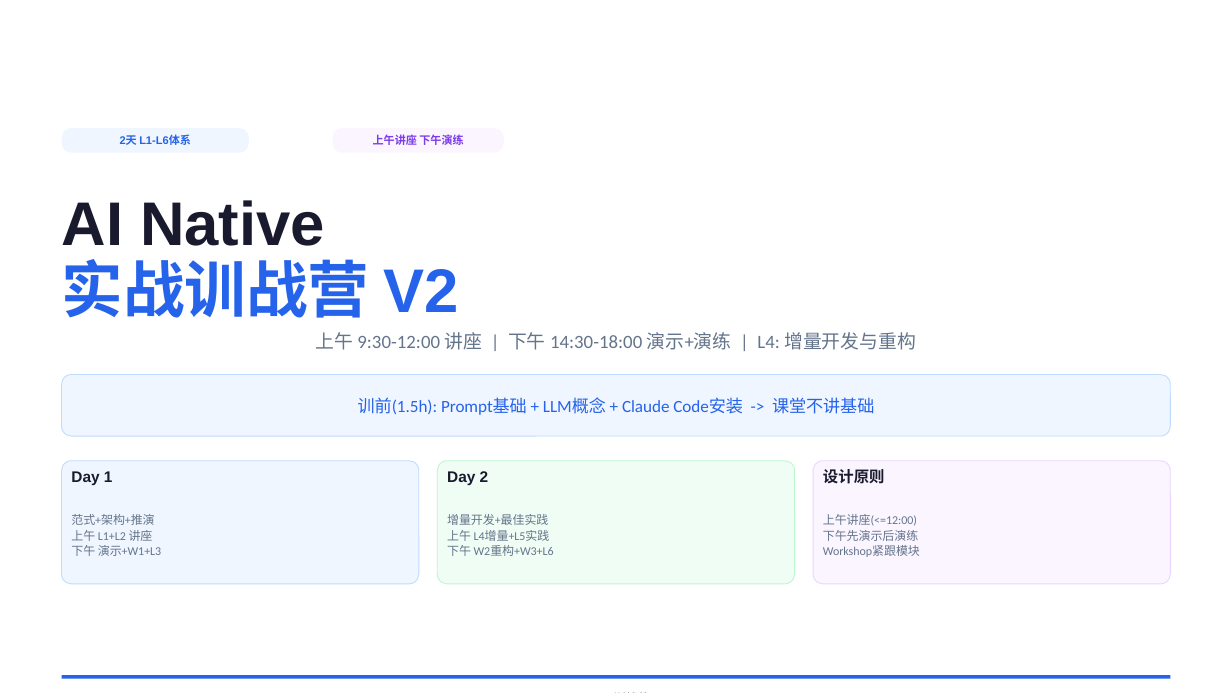
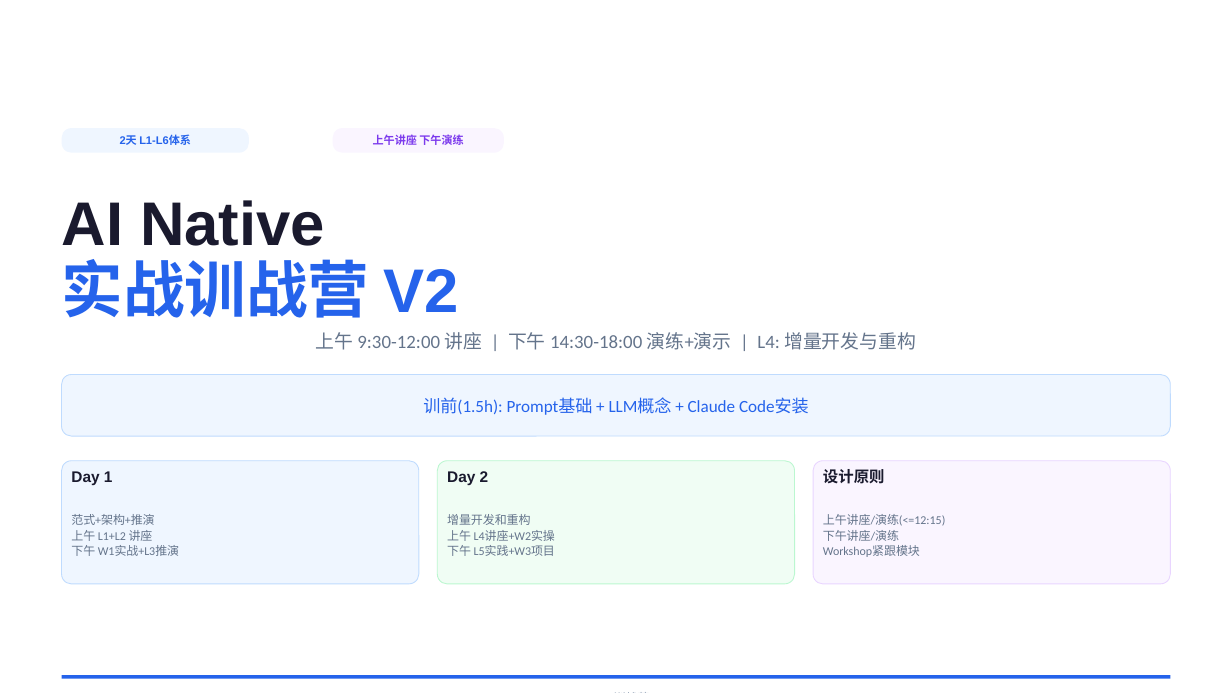
Before and after one commit to JungleTestLabs/ai-coding-training, a slide deck: slide 1 of docs/AI-Native-训战营-介绍与日程.pptx. Drawn at 1232x693 pixels with LibreOffice and Linux fonts; fonts in the diff are those of the drawing. Boxes give left, top, right and bottom in pixels: in the first picture for what was removed or moved away, otherwise in the second. Text is boxed around its words. In the diff, an @@ line names an element or a change of style, - is before the commit and + after.

Commit message:
docs: W1→14:30, L5↔W2互换, Slide1"增量开发和重构"

```diff
--- a/docs/AI-Native-训战营-介绍与日程.pptx
+++ b/docs/AI-Native-训战营-介绍与日程.pptx
@@ text at [315, 332, 916, 350]: text changed @@
-上午 9:30-12:00 讲座 | 下午 14:30-18:00 演示+演练 | L4: 增量开发与重构
+上午 9:30-12:00 讲座 | 下午 14:30-18:00 演练+演示 | L4: 增量开发与重构
@@ text at [423, 397, 809, 415]: text changed @@
-训前(1.5h): Prompt基础 + LLM概念 + Claude Code安装 -> 课堂不讲基础
+训前(1.5h): Prompt基础 + LLM概念 + Claude Code安装
@@ text at [447, 514, 555, 556]: text changed @@
-增量开发+最佳实践
-上午 L4增量+L5实践
-下午 W2重构+W3+L6
+增量开发和重构
+上午 L4讲座+W2实操
+下午 L5实践+W3项目
@@ text at [823, 514, 945, 541]: text changed @@
-上午讲座(<=12:00)
-下午先演示后演练
+上午讲座/演练(<=12:15)
+下午讲座/演练
@@ text at [71, 545, 179, 556]: text changed @@
-下午 演示+W1+L3
+下午 W1实战+L3推演
```
Also in this commit, not shown: 5 other slides changed, 2 other files.
